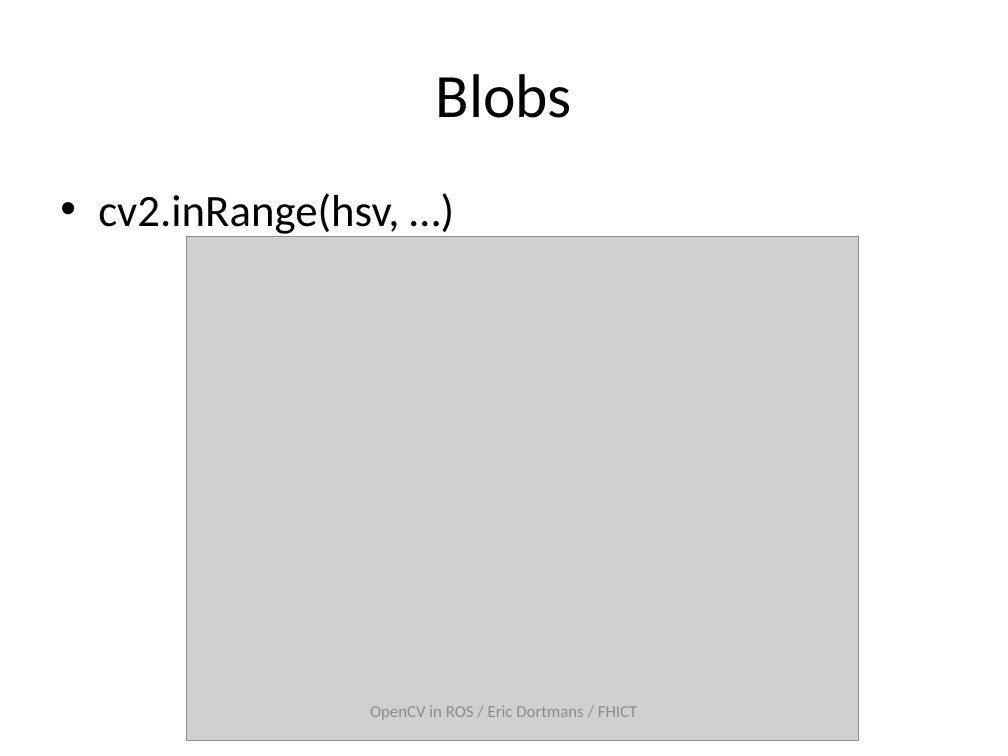
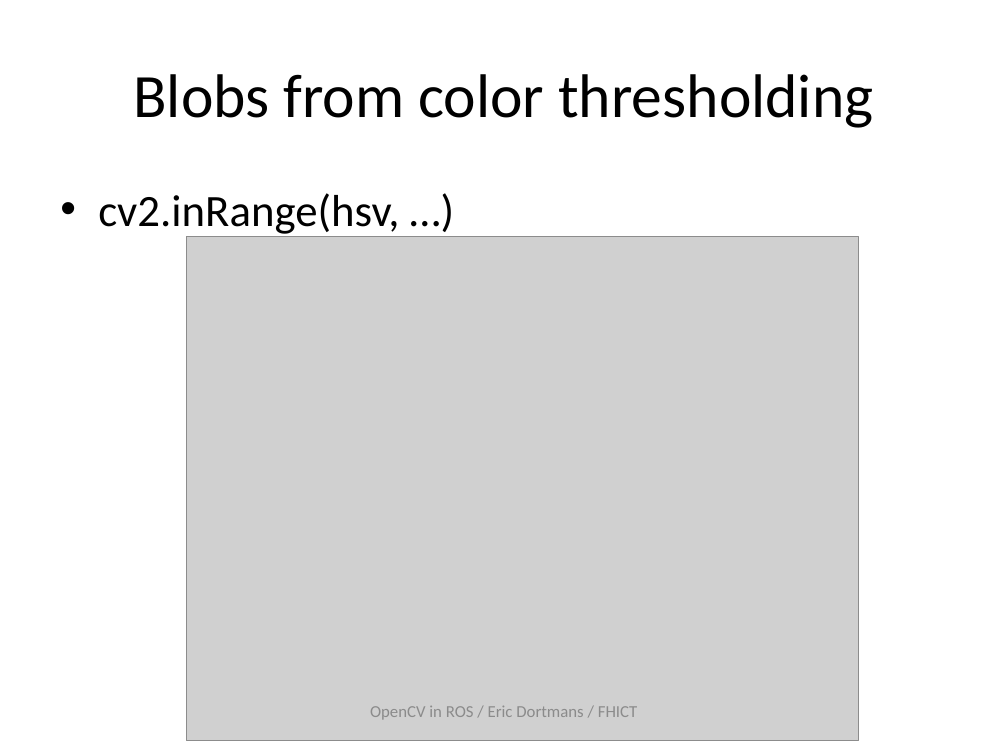
Before and after one commit to dortmans/ros_opencv, a slide deck: slide 30 of doc/ROS_OpenCV.pptx. Drawn at 1008x756 pixels with LibreOffice and Linux fonts; fonts in the diff are those of the drawing; grey boxes stand for pictures. Boxes give left, top, right and bottom in pixels: in the first picture for what was removed or moved away, otherwise in the second. Text is boxed around its words. In the diff, an @@ line names an element or a change of style, - is before the commit and + after.

```diff
--- a/doc/ROS_OpenCV.pptx
+++ b/doc/ROS_OpenCV.pptx
@@ title at (133, 74, 873, 128): text changed @@
-Blobs
+Blobs from color thresholding
```
Also in this commit, not shown: 6 other slides changed, 2 slides added.
